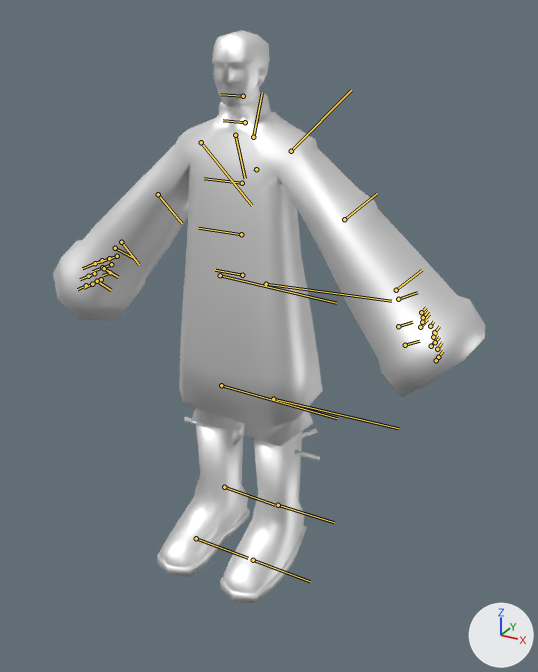
The FBX model BombRushMP.Editor/Assets/Xmas/NPC/DJNPC.fbx: old version first, new version second.
The view is the same before and after, from a 50 mm lens placed at (1.106, -1.831, 1.72), pointed at (0.199, -0.182, 0.895). Arrows for +X, +Y and +Z are at lower right; the lights stay in place. The bones that bend it are drawn over the model as lines.

In view in the first picture: 'meshNoMask'.
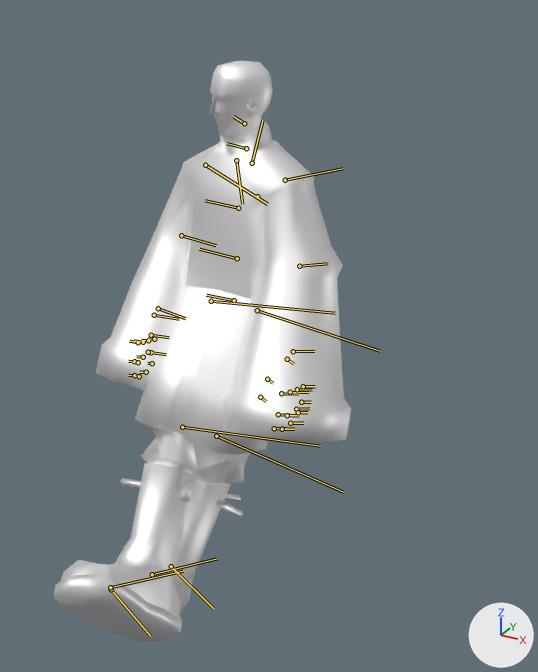
The newer file adds an action. The first version stands in its rest pose; the second is drawn at frame 15 of the action 'NPC Idle'.

Changed parts and their boxes [x1, y1, x2, y2] in the pictures (538 x 672 px):
'meshNoMask', posed (31% narrower)
    before: [53, 30, 486, 603]
    after: [54, 61, 351, 642]
bone 'root', root to tip
    before: (242, 275) to (215, 270)
    after: (234, 300) to (206, 295)
bone 'leg1l', root to tip
    before: (266, 284) to (391, 301)
    after: (257, 310) to (380, 351)
bone 'footl', root to tip
    before: (278, 505) to (334, 522)
    after: (171, 566) to (213, 608)
bone 'leg1r', root to tip
    before: (220, 275) to (336, 303)
    after: (211, 301) to (335, 313)
bone 'footr', root to tip
    before: (224, 487) to (275, 505)
    after: (152, 574) to (217, 558)
bone 's1', root to tip
    before: (241, 234) to (198, 228)
    after: (237, 258) to (199, 249)
bone 's2', root to tip
    before: (242, 183) to (204, 178)
    after: (238, 208) to (205, 200)
bone 'neck', root to tip
    before: (245, 122) to (223, 120)
    after: (246, 148) to (227, 143)
bone 'head', root to tip
    before: (243, 96) to (220, 94)
    after: (244, 123) to (233, 116)
bone 'arm1l', root to tip
    before: (291, 151) to (351, 90)
    after: (285, 180) to (343, 168)
bone 'arm2l', root to tip
    before: (344, 219) to (377, 193)
    after: (299, 266) to (328, 263)
bone 'arm1r', root to tip
    before: (201, 142) to (252, 205)
    after: (205, 165) to (267, 204)
bone 'arm2r', root to tip
    before: (158, 194) to (182, 223)
    after: (181, 235) to (216, 245)

The change in detail:
Bone 'root' (bone_root) moves from (0.0, 0.0, 0.0) to (-0.064, 0.0, 0.056).
Bone 'root' (bone_root) turns from (0, 0, 0) to (0, 12, 0) degrees about its own x, y and z.
Bone 'leg1l' (bone_leg1l) turns from (0, 0, 0) to (-1, -17, -9) degrees about its own x, y and z.
Bone 'footl' (bone_footl) turns from (0, 0, 0) to (5, -7, -20) degrees about its own x, y and z.
Bone 'leg1r' (bone_leg1r) turns from (0, 0, 0) to (-9, -29, 11) degrees about its own x, y and z.
Bone 'footr' (bone_footr) turns from (0, 0, 0) to (21, -17, -1) degrees about its own x, y and z.
Bone 's1' (bone_s1) turns from (0, 0, 0) to (-9, -12, -1) degrees about its own x, y and z.
Bone 's2' (bone_s2) turns from (0, 0, 0) to (0, 4, 0) degrees about its own x, y and z.
Bone 'neck' (bone_neck) turns from (0, 0, 0) to (-1, -8, -4) degrees about its own x, y and z.
Bone 'head' (bone_head) turns from (0, 0, 0) to (-24, -4, 0) degrees about its own x, y and z.
Bone 'arm1l' (bone_arm1l) turns from (0, 0, 0) to (15, 1, -28) degrees about its own x, y and z.
Bone 'arm2l' (bone_arm2l) turns from (0, 0, 0) to (0, -19, 3) degrees about its own x, y and z.
Bone 'arm1r' (bone_arm1r) turns from (0, 0, 0) to (-5, -3, 25) degrees about its own x, y and z.
Bone 'arm2r' (bone_arm2r) turns from (0, 0, 0) to (-15, -23, 17) degrees about its own x, y and z.
